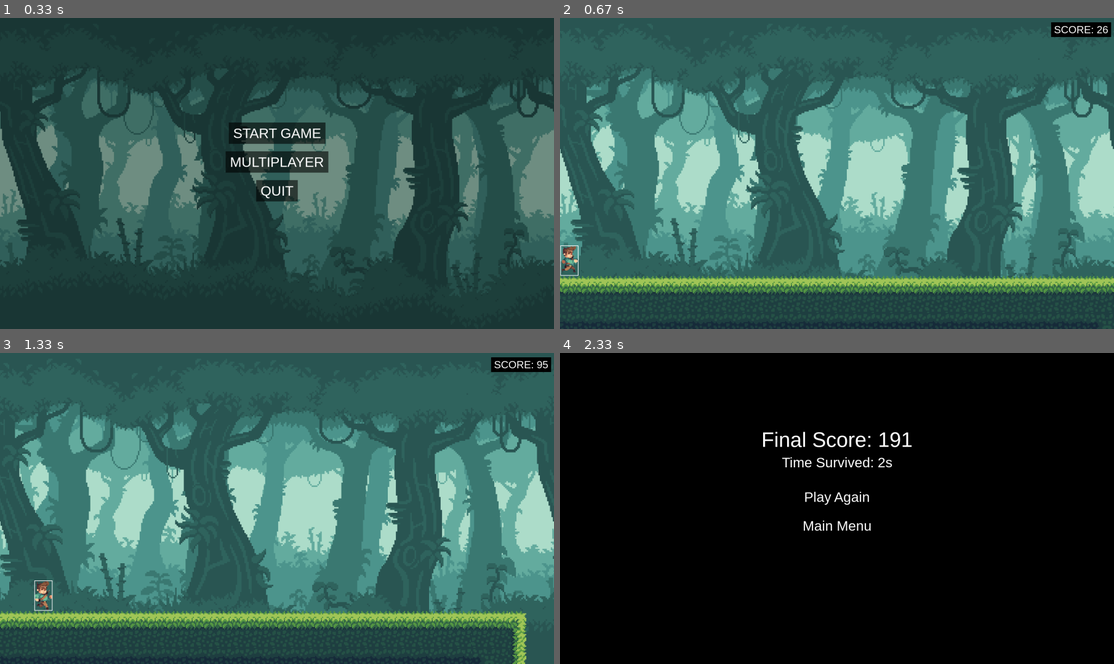
Above: before the commit, frames 1-4 (two rows, left to right).
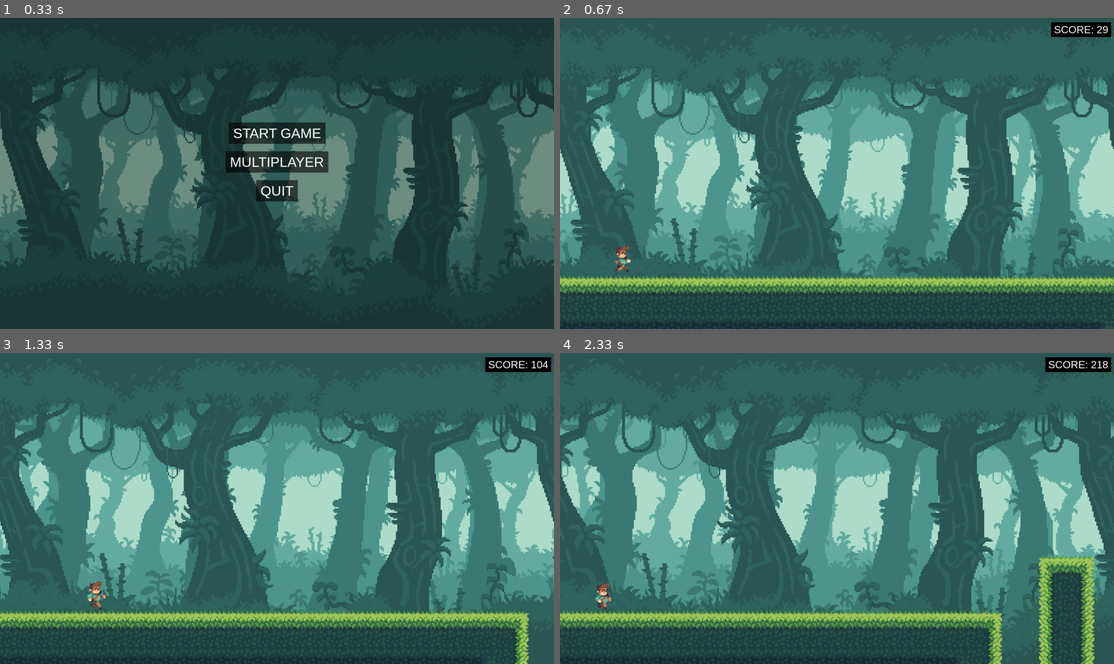
Above: after the commit, the same moments.

Repository: PyroJet1/Pygame-Multiplayer-Endless-Scroller
Game: pygame game, started from __main__.py
Two runs of this game, one before a commit and one after it. Both use one fixed random seed, a clock stepped at 60 frames per second and the inputs below.
Inputs:
- Up to frame 1 (0.33 s): no input
- Up to frame 2 (0.67 s): click "START GAME" at 0.38 s
- Up to frame 3 (1.33 s): hold D 0.67-1.13 s; hold D from 1.17 s (still down)
- Up to frame 4 (2.33 s): release D at 1.63 s; hold A 1.67-2.2 s; hold D from 2.23 s (still down)

Frame 1 is identical in both runs. In frame 2, 0.5% of the frame differs, in the area x 0-100%, y 2-89%; in frame 3, 1.1%; in frame 4, 100%, in the area x 0-100%, y 0-100%.

Commit message:
added speeding up tiles *Very Difficult

Diff:
--- a/game.py
+++ b/game.py
@@ -59,7 +59,7 @@
                             self.player.is_jumping = False
 
             self.player.update(dt, ground_tiles)
-            self.world.world_run()
+            self.world.world_run(dt)
             self.player.draw()
             self.draw_score()
             pygame.display.update()
--- a/player.py
+++ b/player.py
@@ -4,7 +4,7 @@
 class Player:
     def __init__(self, screen, player):
         self.screen = screen
-        self.player = pygame.Rect(50, self.screen.get_height() - 105, 63, 105)
+        self.player = pygame.Rect(200 - (15 * player), self.screen.get_height() - 105, 63, 105)
 
         # Load and process sprite sheet
         self.sprite_sheet = pygame.image.load(f'sprites/character_animations_sprite_p{player}.png')
@@ -56,7 +56,7 @@
         # Draw the animated sprite at the player's current position
         image = self.animation_list[self.action][self.frame]
         self.screen.blit(image, self.player.topleft)
-        pygame.draw.rect(self.screen, (255, 255, 255), self.player, 2)
+
 
     def horizontal_movement(self, dt):
         self.acceleration.x = 0
--- a/tile.py
+++ b/tile.py
@@ -1,13 +1,15 @@
 import pygame, csv, os
 
 class Tile(pygame.sprite.Sprite):
-    def __init__(self, image, x, y, speed):
+    def __init__(self, image, x, y, world):
         super().__init__()
         self.image = image
         self.rect = self.image.get_rect(topleft=(x, y))
-        self.speed = speed
+        self.speed = 0.0
+        self.world = world
 
     def update(self, *args):
-        self.rect.x -= self.speed
+        self.rect.x -= self.world.GROUND_SPEED
+        self.speed = self.world.GROUND_SPEED
         if self.rect.right < 0:
             self.kill()
--- a/world.py
+++ b/world.py
@@ -25,14 +25,15 @@
 
 
         self.screen_width = self.screen.get_width()
-
+        self.rightmost_x = 0
         self.tile_size = 64
         self.ground_sprites = pygame.sprite.Group()
         self.spawn_x = 0
         self.GROUND_SPEED = 5
-        self.start = 0
+        self.speed = 0.0
         self.start_x = 0
         self.start_y = 0
+
 
         self.maps = []
 
@@ -41,8 +42,8 @@
 
         print(len(self.maps))
 
-        self.load_tiles("starting_map.csv", self.GROUND_SPEED, 0)
-        self.load_tiles(self.maps[random.randint(0,(len(self.maps) - 1))], self.GROUND_SPEED, 1)
+        self.load_tiles("starting_map.csv", 0)
+        self.load_tiles(self.maps[random.randint(0,(len(self.maps) - 1))],1)
 
 
     def spawn_ground(self, column_group, spawn_x, speed, screen_height, filename):
@@ -53,17 +54,17 @@
         grass_y = mud_y - self.tile_size
 
         # create one tile of each type at (spawn_x, y)
-        column_group.add(Tile(self.Grass, spawn_x, grass_y, speed))
-        column_group.add(Tile(self.Mud, spawn_x, mud_y, speed))
-        column_group.add(Tile(self.Deep, spawn_x, deep_y, speed))
+        column_group.add(Tile(self.Grass, spawn_x, grass_y, self))
+        column_group.add(Tile(self.Mud, spawn_x, mud_y, self))
+        column_group.add(Tile(self.Deep, spawn_x, deep_y, self))
 
         # advance spawn_x
         return spawn_x + self.tile_size
 
-    def load_tiles(self, filename, speed, spawn_after):
+    def load_tiles(self, filename, spawn_after):
         map_data = self.read_csv(filename)
         if spawn_after:
-            offset = self.screen_width - 8
+            offset = self.screen_width
         else:
             offset = 0
         x, y = 0, 0
@@ -71,49 +72,51 @@
             x = 0
             for tile in row:
                 if tile == '0':
-                    self.ground_sprites.add(Tile(self.Plainmud, (x * self.tile_size) + offset, y * self.tile_size, speed))
+                    self.ground_sprites.add(Tile(self.Plainmud, (x * self.tile_size) + offset, y * self.tile_size, self))
                 elif tile == '1':
-                    self.ground_sprites.add(Tile(self.Grass2, (x * self.tile_size) + offset, y * self.tile_size, speed))
+                    self.ground_sprites.add(Tile(self.Grass2, (x * self.tile_size) + offset, y * self.tile_size, self))
                 elif tile == '2':
-                    self.ground_sprites.add(Tile(self.Grass, (x * self.tile_size) + offset, y * self.tile_size, speed))
+                    self.ground_sprites.add(Tile(self.Grass, (x * self.tile_size) + offset, y * self.tile_size, self))
                 elif tile == '3':
-                    self.ground_sprites.add(Tile(self.Grass3, (x * self.tile_size) + offset, y * self.tile_size, speed))
+                    self.ground_sprites.add(Tile(self.Grass3, (x * self.tile_size) + offset, y * self.tile_size, self))
                 elif tile == '4':
-                    self.ground_sprites.add(Tile(self.Left_corner, (x * self.tile_size) + offset, y * self.tile_size, speed))
+                    self.ground_sprites.add(Tile(self.Left_corner, (x * self.tile_size) + offset, y * self.tile_size, self))
                 elif tile == '5':
-                    self.ground_sprites.add(Tile(self.Left_wall,(x * self.tile_size) + offset, y * self.tile_size, speed))
+                    self.ground_sprites.add(Tile(self.Left_wall,(x * self.tile_size) + offset, y * self.tile_size, self))
                 elif tile == '6':
-                    self.ground_sprites.add(Tile(self.Deep, (x * self.tile_size) + offset, y * self.tile_size, speed))
+                    self.ground_sprites.add(Tile(self.Deep, (x * self.tile_size) + offset, y * self.tile_size, self))
                 elif tile == '7':
-                    self.ground_sprites.add(Tile(self.Mud, (x * self.tile_size) + offset, y * self.tile_size, speed))
+                    self.ground_sprites.add(Tile(self.Mud, (x * self.tile_size) + offset, y * self.tile_size, self))
                 elif tile == '8':
-                    self.ground_sprites.add(Tile(self.Left_mud, (x * self.tile_size) + offset, y * self.tile_size, speed))
+                    self.ground_sprites.add(Tile(self.Left_mud, (x * self.tile_size) + offset, y * self.tile_size, self))
                 elif tile == '9':
-                    self.ground_sprites.add(Tile(self.Right_wall, (x * self.tile_size) + offset, y * self.tile_size, speed))
+                    self.ground_sprites.add(Tile(self.Right_wall, (x * self.tile_size) + offset, y * self.tile_size, self))
                 elif tile == '10':
-                    self.ground_sprites.add(Tile(self.Right_mud, (x * self.tile_size) + offset, y * self.tile_size, speed))
+                    self.ground_sprites.add(Tile(self.Right_mud, (x * self.tile_size) + offset, y * self.tile_size, self))
                 elif tile == '11':
-                    self.ground_sprites.add(Tile(self.Right_corner, (x * self.tile_size) + offset, y * self.tile_size, speed))
+                    self.ground_sprites.add(Tile(self.Right_corner, (x * self.tile_size) + offset, y * self.tile_size, self))
                 elif tile == '12':
-                    self.ground_sprites.add(Tile(self.flipleft, (x * self.tile_size) + offset, y * self.tile_size, speed))
+                    self.ground_sprites.add(Tile(self.flipleft, (x * self.tile_size) + offset, y * self.tile_size, self))
                 elif tile == '13':
-                    self.ground_sprites.add(Tile(self.flipright, (x * self.tile_size) + offset, y * self.tile_size, speed))
+                    self.ground_sprites.add(Tile(self.flipright, (x * self.tile_size) + offset, y * self.tile_size, self))
                 elif tile == '14':
-                    self.ground_sprites.add(Tile(self.left90, (x * self.tile_size) + offset, y * self.tile_size, speed))
+                    self.ground_sprites.add(Tile(self.left90, (x * self.tile_size) + offset, y * self.tile_size, self))
                 elif tile == '15':
-                    self.ground_sprites.add(Tile(self.right90, (x * self.tile_size) + offset, y * self.tile_size, speed))
+                    self.ground_sprites.add(Tile(self.right90, (x * self.tile_size) + offset, y * self.tile_size, self))
                 elif tile == '16':
-                    self.ground_sprites.add(Tile(self.grassblock, (x * self.tile_size) + offset, y * self.tile_size, speed))
+                    self.ground_sprites.add(Tile(self.grassblock, (x * self.tile_size) + offset, y * self.tile_size, self))
 
                 x += 1
             y += 1
+
         return map_data
 
-    def world_run(self):
-
-        self.start += self.GROUND_SPEED
-        if self.start % self.screen_width == 0:
-            self.load_tiles(self.maps[random.randint(0,(len(self.maps) - 1))], self.GROUND_SPEED, 1)
+    def world_run(self, dt):
+        self.GROUND_SPEED += 0.1 * dt
+        self.speed += self.GROUND_SPEED
+        if self.speed > self.screen_width:
+            self.speed = 0
+            self.load_tiles(self.maps[random.randint(0, (len(self.maps) - 1))], 1)
 
 
         self.ground_sprites.update()
